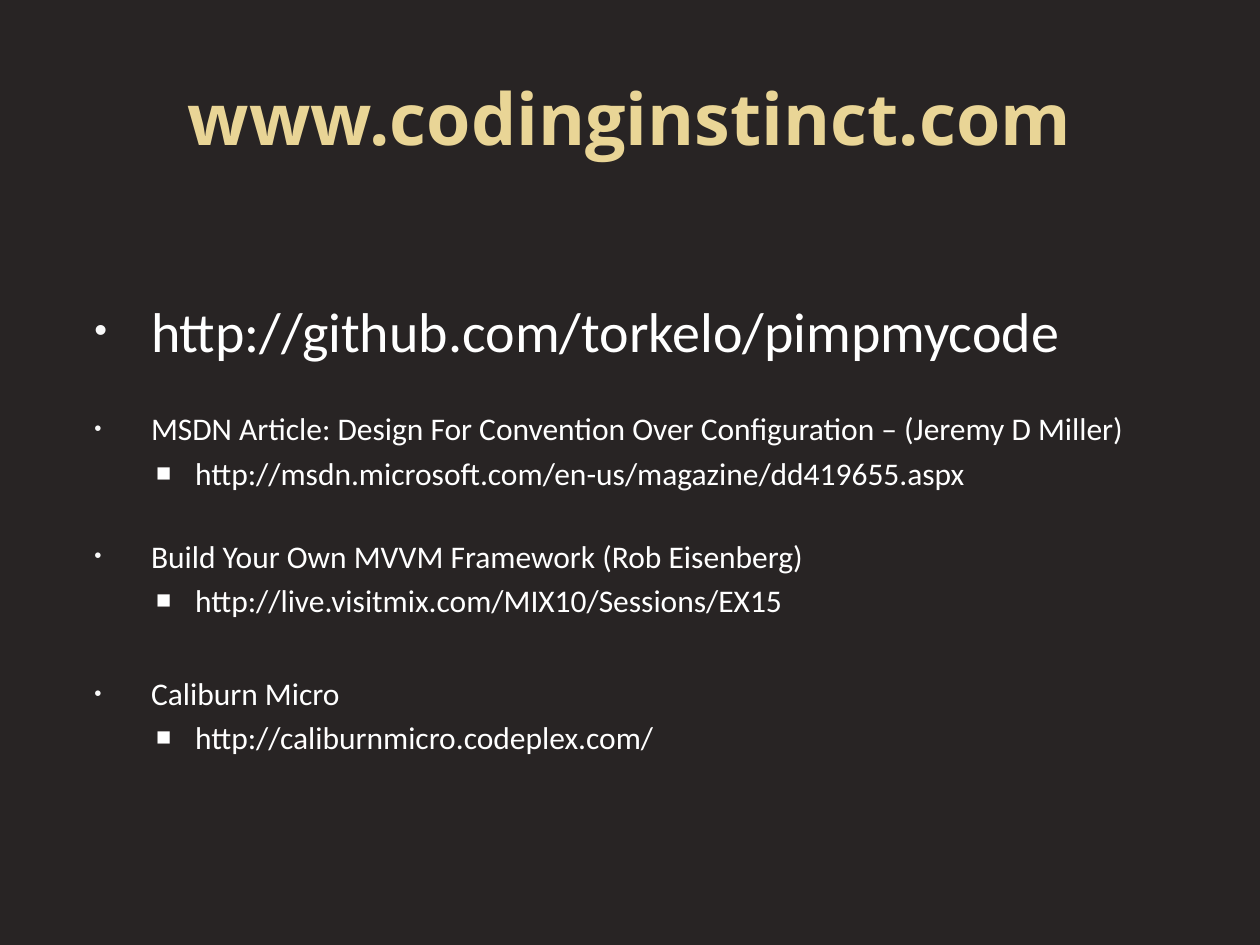
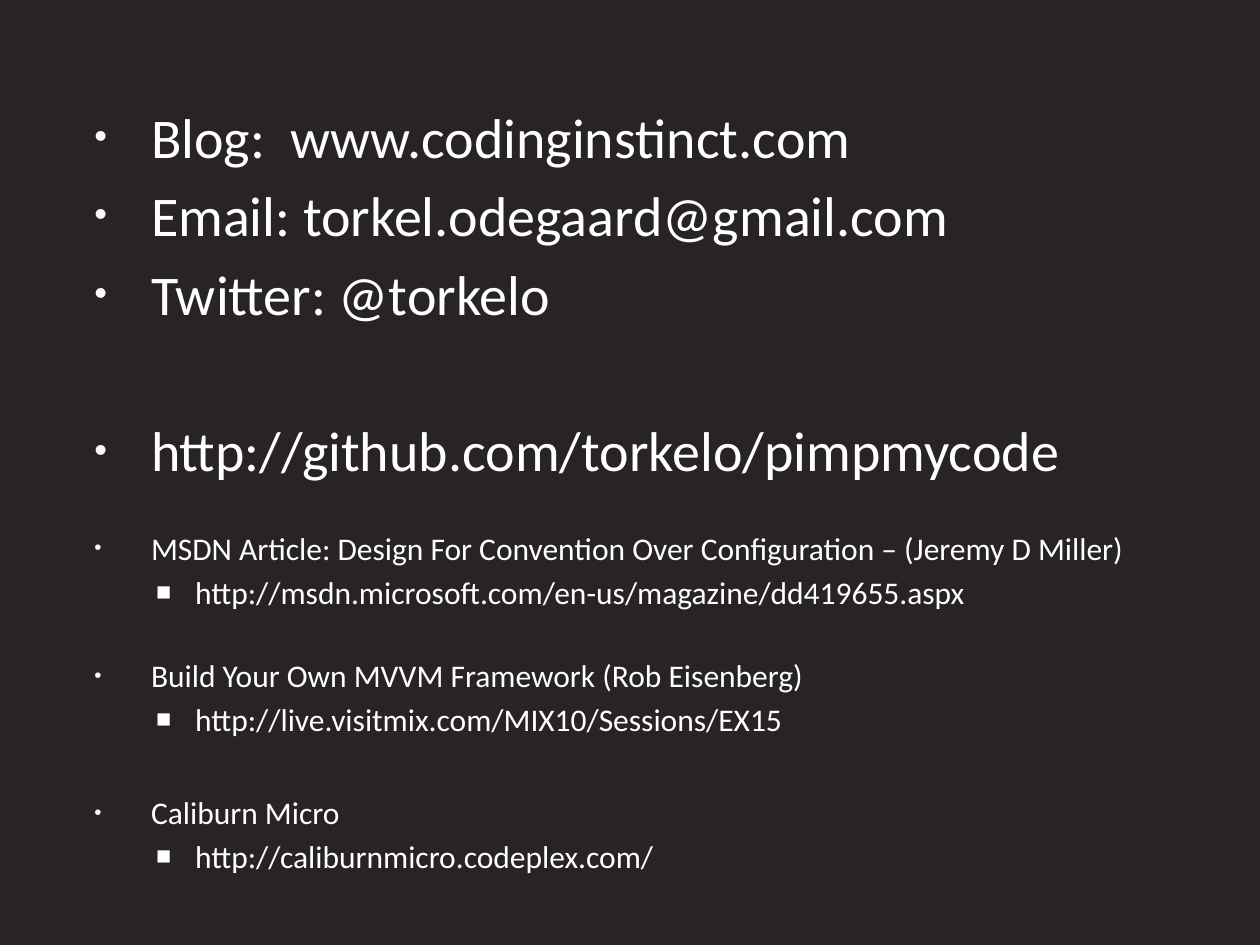
Before and after one commit to torkelo/pimpmycode, a slide deck: slide 5 of docs/convention_over_configuration.pptx (slide 4 before the commit). Drawn at 1260x945 pixels with LibreOffice and Linux fonts; fonts in the diff are those of the drawing. Boxes give left, top, right and bottom in pixels: in the first picture for what was removed or moved away, otherwise in the second. Text is boxed around its words. In the diff, an @@ line names an element or a change of style, - is before the commit and + after.

```diff
--- a/docs/convention_over_configuration.pptx
+++ b/docs/convention_over_configuration.pptx
@@ text "Blog: www.codinginstinct.com": place and size @@
-text "Blog: www.codinginstinct.com" at <box>151,313,1123,754</box>
+text "Blog: www.codinginstinct.com" at <box>151,119,1123,873</box>
@@ text at <box>151,119,948,322</box>: paragraphs added @@
+• Blog: www.codinginstinct.com
+• Email: torkel.odegaard@gmail.com
+• Twitter: @torkelo
@@ title removed at <box>188,90,1071,163</box> @@
-www.codinginstinct.com
```
Also in this commit, not shown: 1 other slide changed, 1 slide added, 11 other files.
